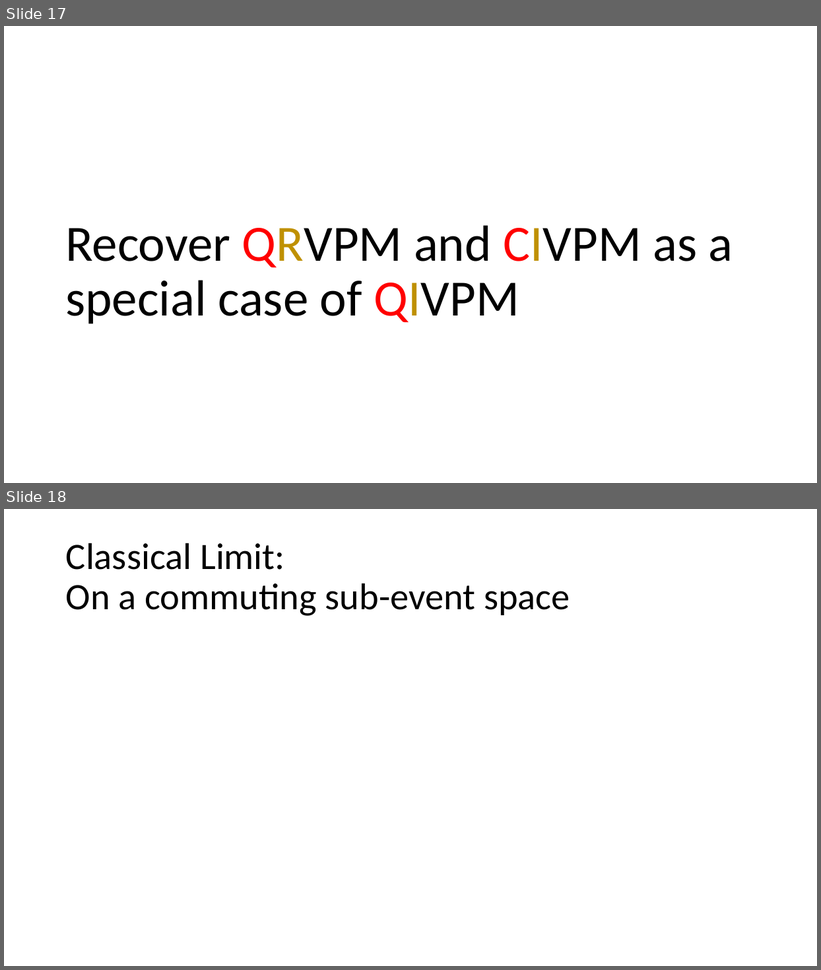
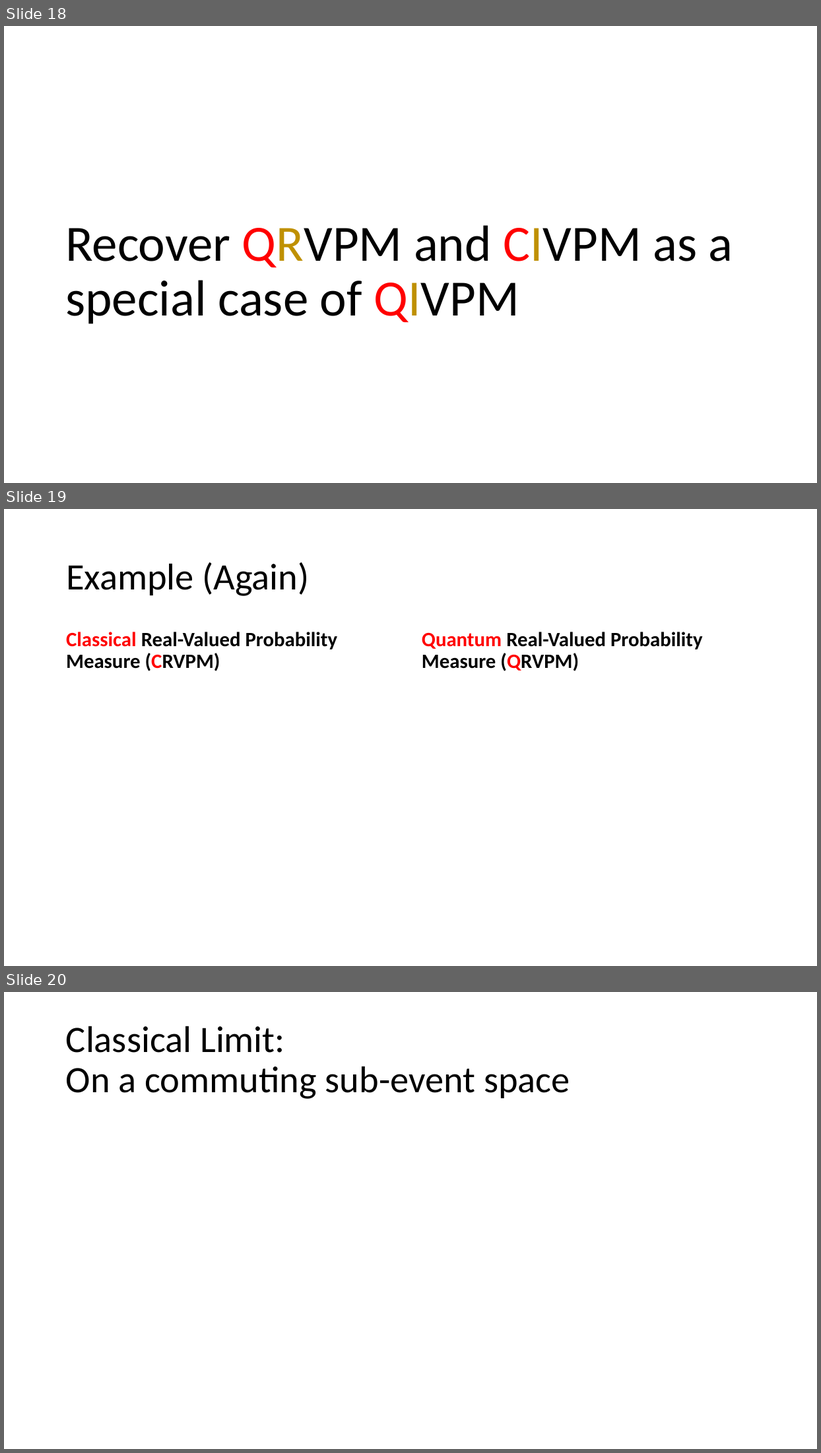
Before and after one commit to yuttai/Contextuality-and-Nonlocality-in-Discrete-Quantum-Theory, a slide deck: prop_short.pptm. Shown one above the other, each under a label of ours: slides 17 and 18 before the commit, slides 18, 19 and 20 after it. The pictures are 821x970 and 821x1453 pixels, drawn with LibreOffice and Linux fonts; fonts in the diff are those of the drawing; grey boxes stand for pictures. Boxes give left, top, right and bottom in pixels: in the first picture for what was removed or moved away, otherwise in the second. Text is boxed around its words. In the diff, an @@ line names an element or a change of style, - is before the commit and + after.

```diff
--- a/prop_short.pptm
+++ b/prop_short.pptm
@@ slide 19 added at (4, 509, 817, 966), background #FFFFFF @@
@@ title added at (66, 562, 310, 596), 44 pt, text #000000 @@
+Example (Again)
@@ text added at (66, 632, 338, 671), 24 pt, text #000000, bold @@
+Classical Real-Valued Probability Measure (CRVPM)
@@ text added at (422, 632, 703, 671), 24 pt, text #000000, bold @@
+Quantum Real-Valued Probability Measure (QRVPM)
@@ what was slide 17 is now slide 18 @@
@@ what was slide 18 is now slide 20 @@
```
Also in this commit, not shown: 4 other slides added.
